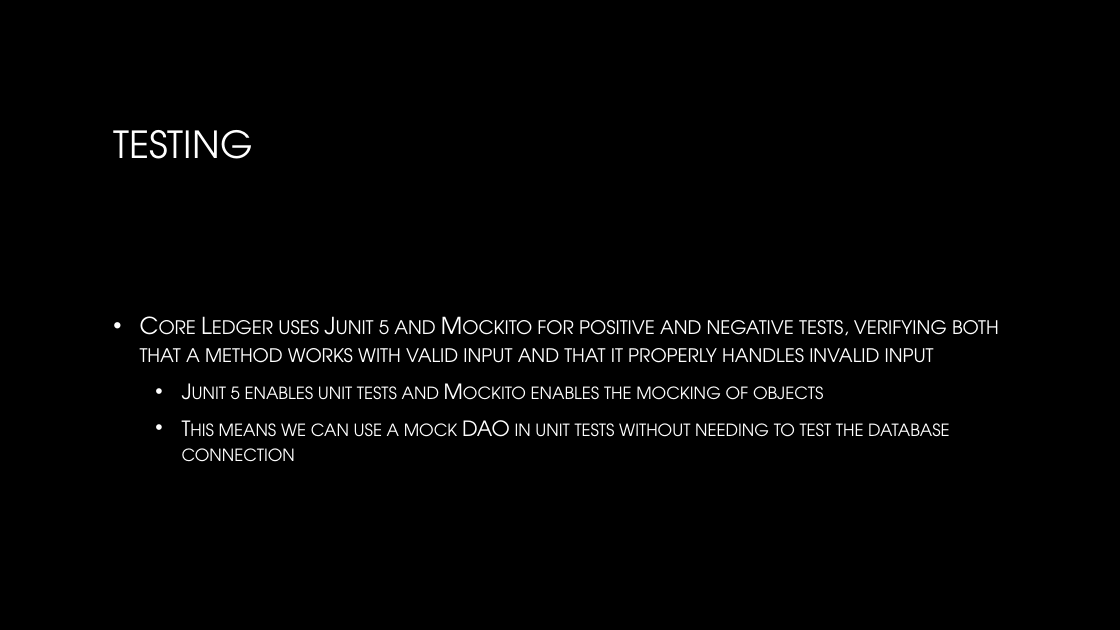
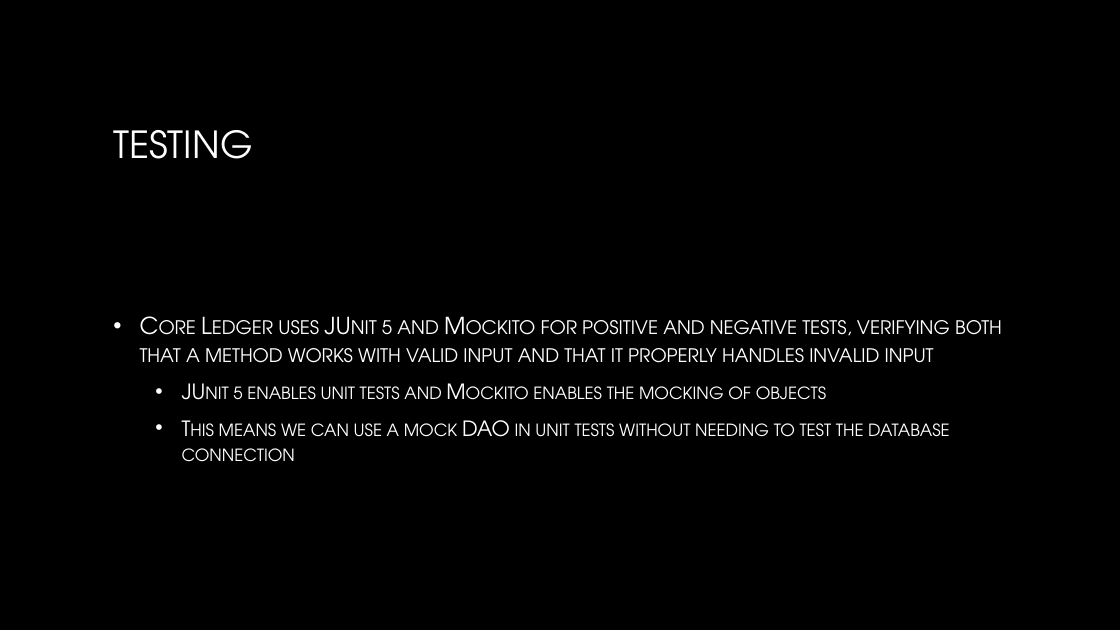
Before and after one commit to AarejSyed/bank-of-cli, a slide deck: slide 22 of presentation/presentation.pptx. Drawn at 1120x630 pixels with LibreOffice and Linux fonts; fonts in the diff are those of the drawing; background and template pictures are left out. Boxes give left, top, right and bottom in pixels: in the first picture for what was removed or moved away, otherwise in the second. Text is boxed around its words. In the diff, an @@ line names an element or a change of style, - is before the commit and + after.

```diff
--- a/presentation/presentation.pptx
+++ b/presentation/presentation.pptx
@@ text at [140, 320, 1002, 400]: text changed @@
-• Core Ledger uses Junit 5 and Mockito for positive and negative tests, verifying both that a method works with valid input and that it properly handles invalid input
-  • Junit 5 enables unit tests and Mockito enables the mocking of objects
+• Core Ledger uses JUnit 5 and Mockito for positive and negative tests, verifying both that a method works with valid input and that it properly handles invalid input
+  • JUnit 5 enables unit tests and Mockito enables the mocking of objects
```
Also in this commit, not shown: 2 other slides changed, 1 other file.
